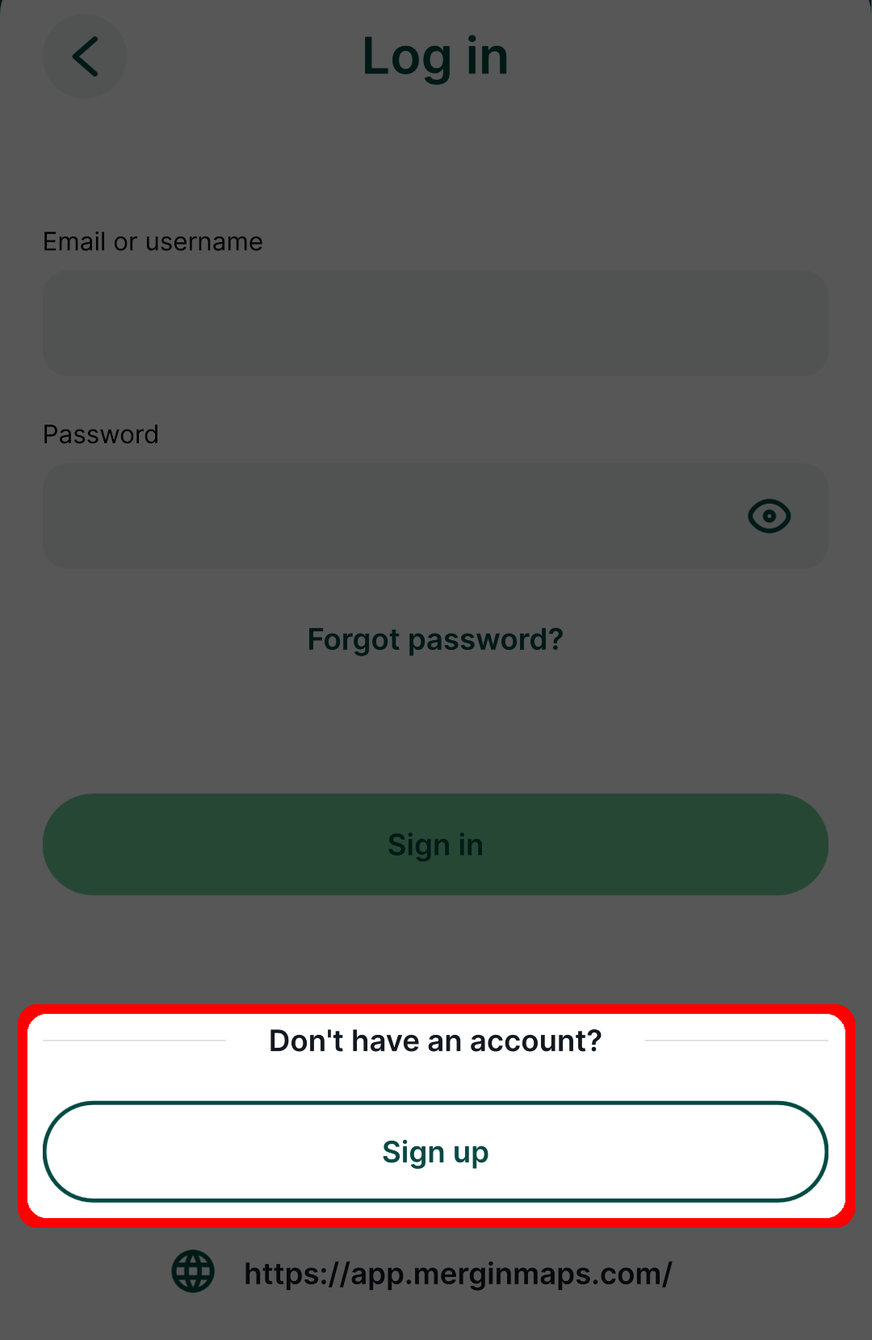
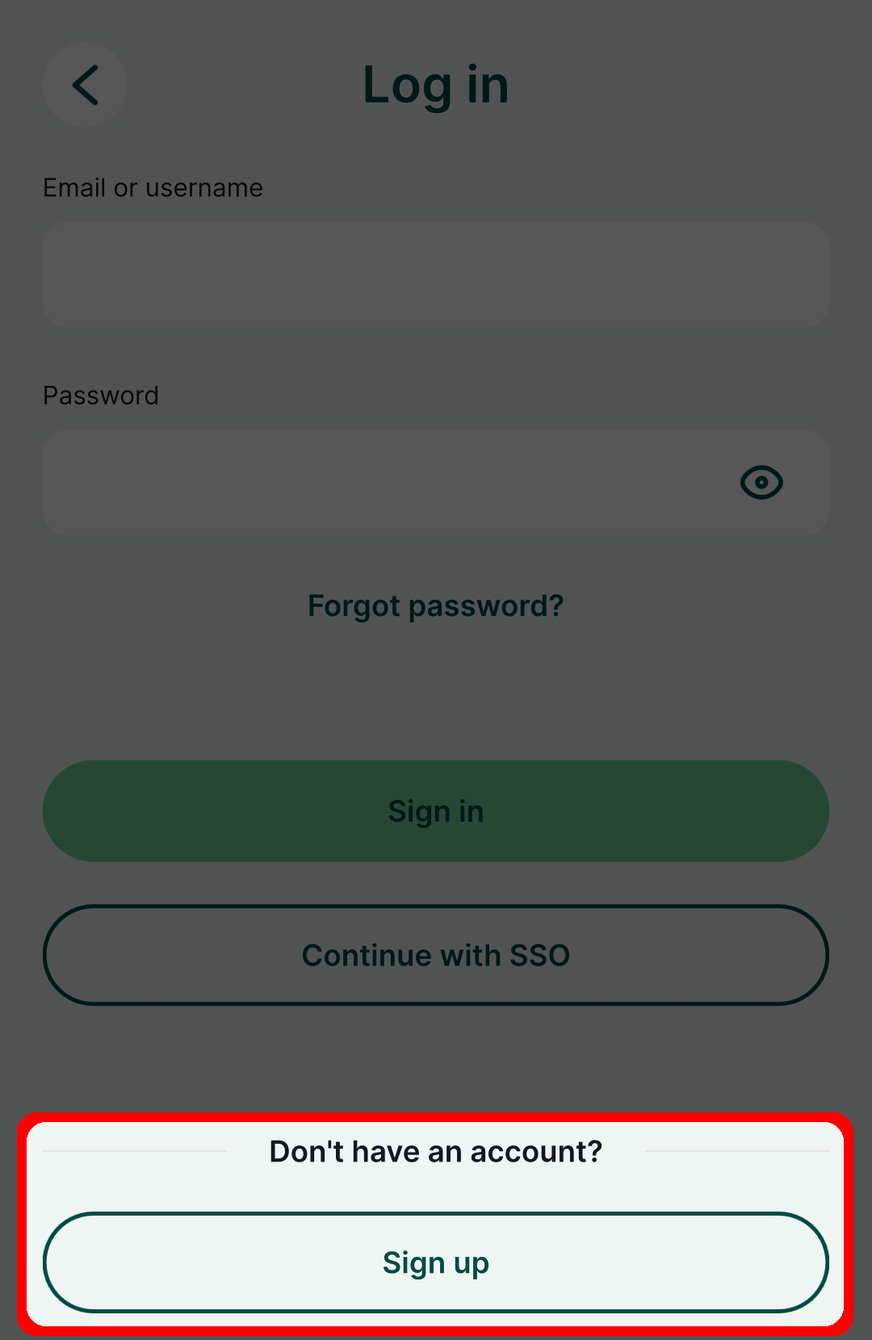
Layer changes from the first 872x1340 image to the second:
painted on "Red" over [16, 1003, 855, 1336]
painted on "Black" over [21, 1008, 850, 1331]
painted on "Screenshot_20240407_105227.jpg" over [0, 0, 872, 1340]
